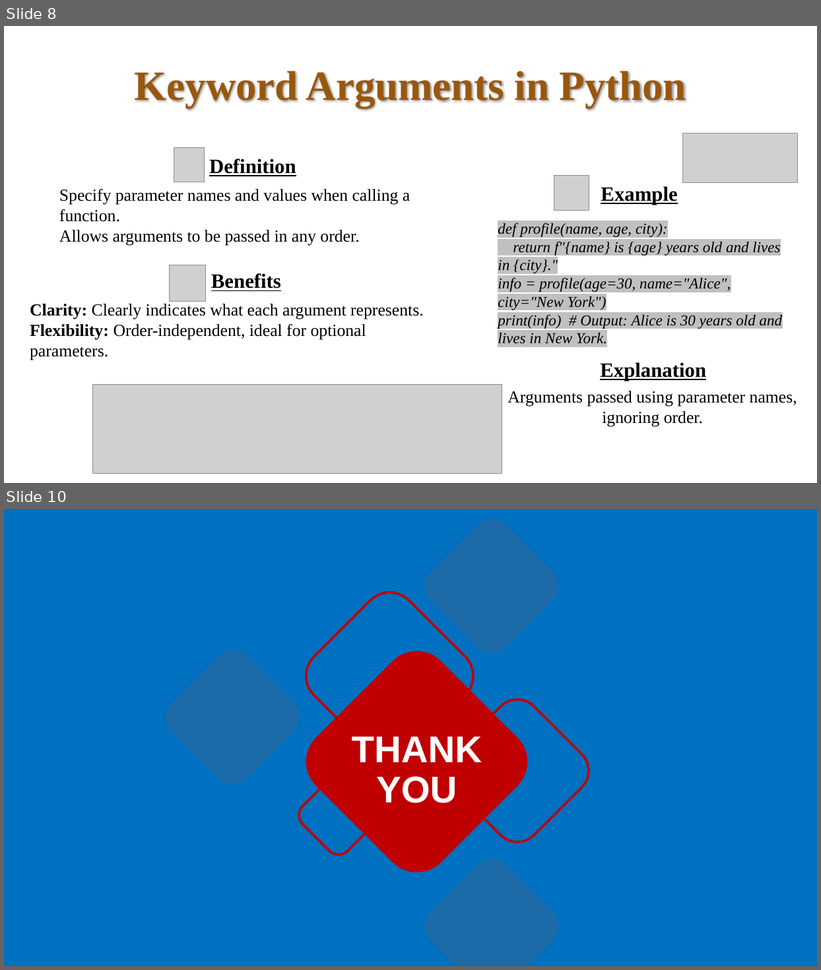
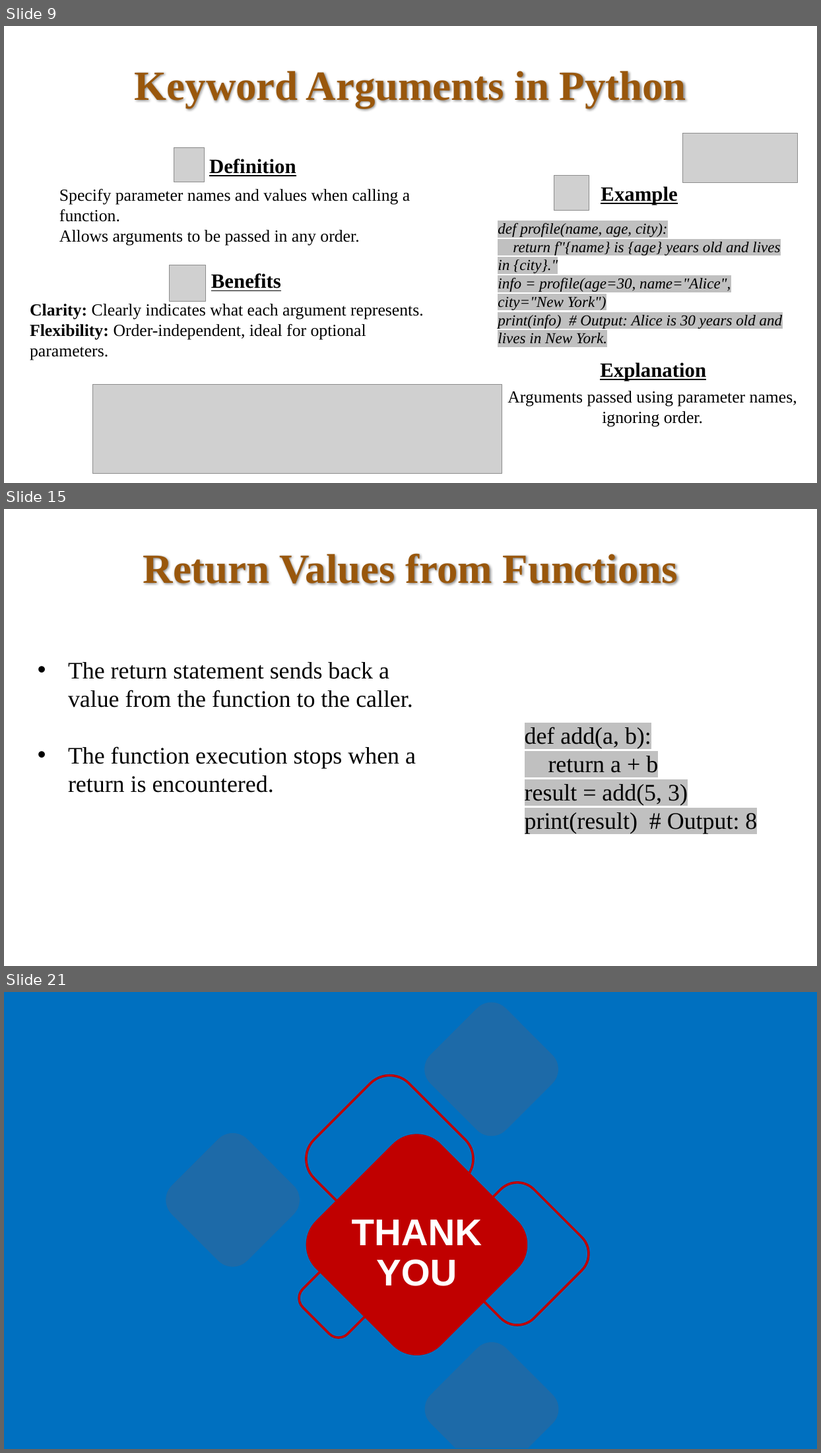
Before and after one commit to bahadurCorvit/Advance_Python, a slide deck: lectures/Lec7.pptx. Shown one above the other, each under a label of ours: slides 8 and 10 before the commit, slides 9, 15 and 21 after it; the slides between them are not shown. The pictures are 821x970 and 821x1453 pixels, drawn with LibreOffice and Linux fonts; fonts in the diff are those of the drawing; grey boxes stand for pictures. Boxes give left, top, right and bottom in pixels: in the first picture for what was removed or moved away, otherwise in the second. Text is boxed around its words. In the diff, an @@ line names an element or a change of style, - is before the commit and + after.

```diff
--- a/lectures/Lec7.pptx
+++ b/lectures/Lec7.pptx
@@ slide 15 added at (4,509,817,966), background #FFFFFF @@
@@ title added at (143,553,678,585), 49 pt, text #99570C, bold @@
+Return Values from Functions
@@ text added at (68,662,416,793), 28 pt, text #000000 @@
+• The return statement sends back a value from the function to the caller.
+• The function execution stops when a return is encountered.
@@ text added at (525,727,757,834), 28 pt, text #000000 @@
+def add(a, b):
+return a + b
+result = add(5, 3)
+print(result) # Output: 8
@@ what was slide 8 is now slide 9 @@
@@ what was slide 10 is now slide 21 @@
```
Also in this commit, not shown: 1 slide changed, 10 other slides added, 6 other files.
